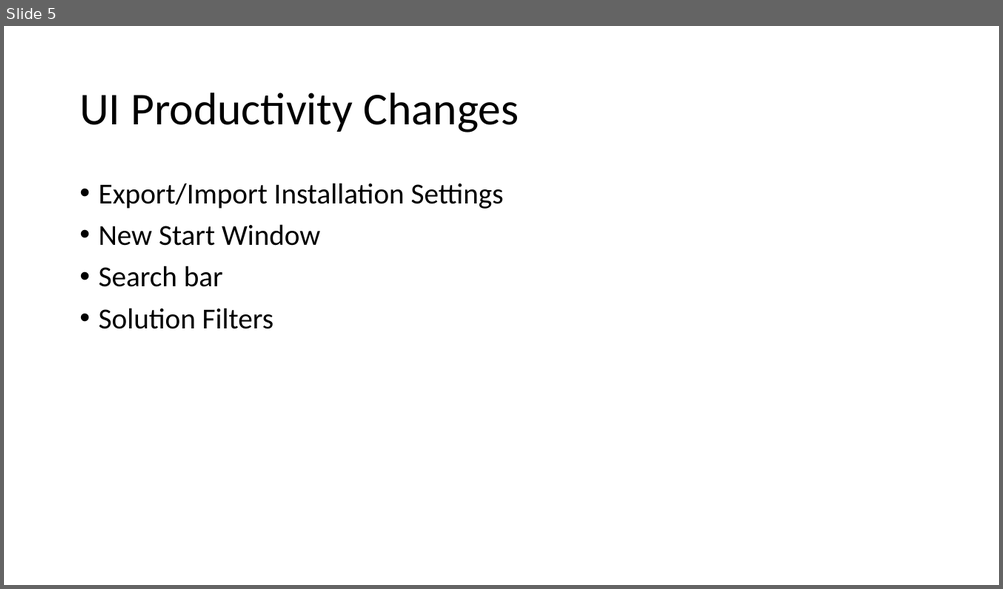
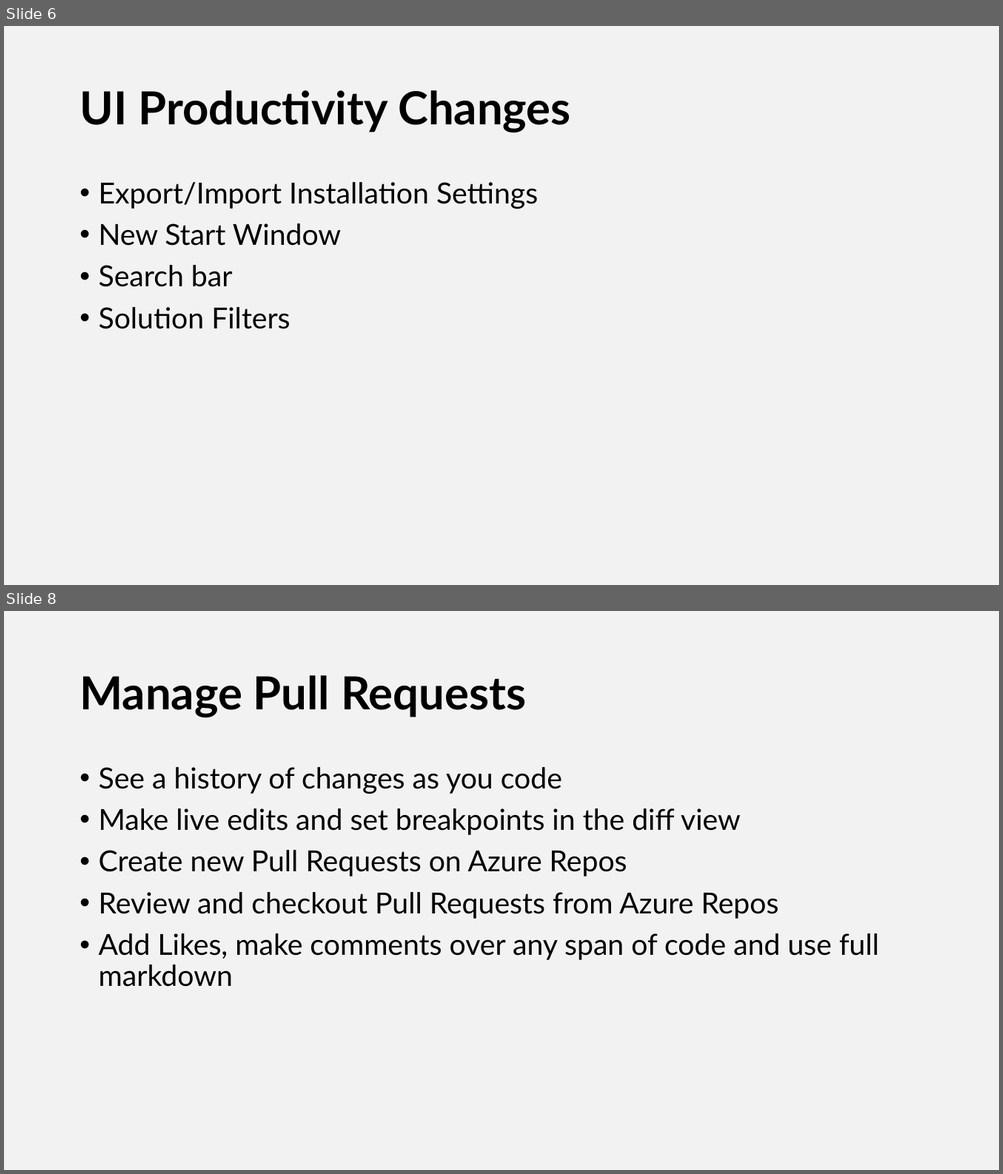
Before and after one commit to NYCDotNetDevs/VisualStudio2019, a slide deck: Slides/VisualStudio2019NYCLaunchEvent.pptx. Shown one above the other, each under a label of ours: slide 5 before the commit, slides 6 and 8 after it; the slides between them are not shown. The pictures are 1003x589 and 1003x1174 pixels, drawn with LibreOffice and Linux fonts; fonts in the diff are those of the drawing. Boxes give left, top, right and bottom in pixels: in the first picture for what was removed or moved away, otherwise in the second. Text is boxed around its words. In the diff, an @@ line names an element or a change of style, - is before the commit and + after.

```diff
--- a/Slides/VisualStudio2019NYCLaunchEvent.pptx
+++ b/Slides/VisualStudio2019NYCLaunchEvent.pptx
@@ slide 8 added at [4, 611, 999, 1170], background #F2F2F2 @@
@@ title added at [79, 675, 526, 718], 44 pt, text #000000, bold @@
+Manage Pull Requests
@@ text added at [99, 767, 879, 987], 28 pt, text #000000 @@
+• See a history of changes as you code
+• Make live edits and set breakpoints in the diff view
+• Create new Pull Requests on Azure Repos
+• Review and checkout Pull Requests from Azure Repos
+• Add Likes, make comments over any span of code and use full markdown
@@ what was slide 5 is now slide 6 @@
@@ slide 6 changed as well @@
@@ background #FFFFFF to #F2F2F2 @@
@@ title "UI Productivity Changes" at [79, 90, 570, 133]: font Calibri to Lato, bold on @@
@@ text "Export/Import Installation Settings" at [99, 182, 538, 329]: font Calibri to Lato @@
```
Also in this commit, not shown: 6 other slides changed, 9 other slides added, 3 slides removed.
